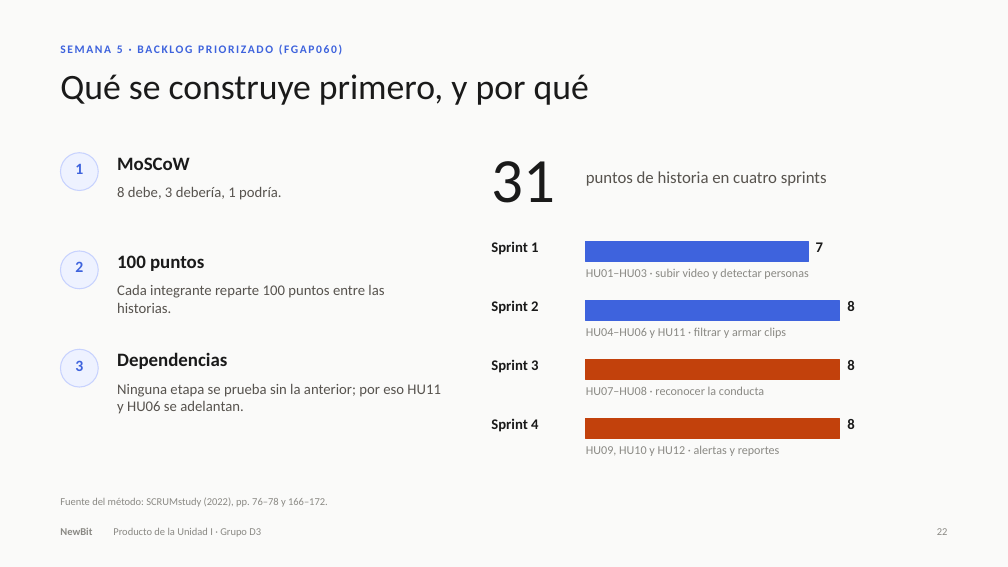
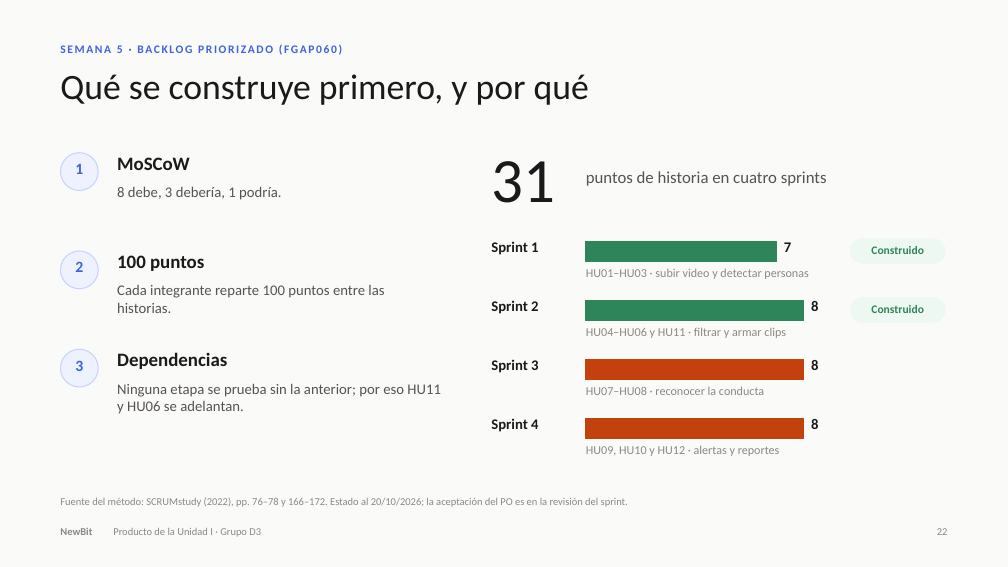
Before and after one commit to devmondoss/NewBit, a slide deck: slide 22 of curso/semana-06-producto-unidad-1/nuestras-entregas/PPT_Producto_Unidad_1_NewBit/PPT_Producto_Unidad_1_NewBit.pptx. Drawn at 1008x567 pixels with LibreOffice and Linux fonts; fonts in the diff are those of the drawing. Boxes give left, top, right and bottom in pixels: in the first picture for what was removed or moved away, otherwise in the second. Text is boxed around its words. In the diff, an @@ line names an element or a change of style, - is before the commit and + after.

```diff
--- a/curso/semana-06-producto-unidad-1/nuestras-entregas/PPT_Producto_Unidad_1_NewBit/PPT_Producto_Unidad_1_NewBit.pptx
+++ b/curso/semana-06-producto-unidad-1/nuestras-entregas/PPT_Producto_Unidad_1_NewBit/PPT_Producto_Unidad_1_NewBit.pptx
@@ text "7": place and size @@
-text "7" at box(816, 242, 823, 252)
+text "7" at box(784, 242, 791, 252)
@@ rounded rectangle added at box(851, 239, 945, 263), fill #EEF8F2, outline #EEF8F2 1 pt @@
@@ rectangle: place and size @@
-rectangle at box(586, 242, 808, 262)
+rectangle at box(586, 242, 777, 262)
@@ rectangle at box(586, 242, 777, 262): fill #3E63DD to #2F855A; outline #3E63DD 1 pt to #2F855A 1 pt @@
@@ text added at box(871, 246, 924, 254), 11 pt, text #2F855A, bold @@
+Construido
@@ text "8": place and size @@
-text "8" at box(847, 301, 854, 311)
+text "8" at box(811, 301, 818, 311)
@@ rounded rectangle added at box(851, 298, 945, 322), fill #EEF8F2, outline #EEF8F2 1 pt @@
@@ rectangle at box(586, 301, 804, 321): fill #3E63DD to #2F855A; outline #3E63DD 1 pt to #2F855A 1 pt @@
@@ rectangle: place and size @@
-rectangle at box(586, 301, 840, 321)
+rectangle at box(586, 301, 804, 321)
@@ text added at box(871, 305, 924, 313), 11 pt, text #2F855A, bold @@
+Construido
@@ text "8": place and size @@
-text "8" at box(847, 419, 854, 429)
+text "8" at box(811, 360, 818, 370)
@@ rectangle: place and size @@
-rectangle at box(586, 419, 840, 439)
+rectangle at box(586, 360, 804, 380)
@@ rectangle: place and size @@
-rectangle at box(586, 360, 840, 380)
+rectangle at box(586, 419, 804, 439)
@@ text "8": place and size @@
-text "8" at box(847, 360, 854, 370)
+text "8" at box(811, 419, 818, 429)
@@ text at box(60, 498, 628, 507): text changed @@
-Fuente del método: SCRUMstudy (2022), pp. 76–78 y 166–172.
+Fuente del método: SCRUMstudy (2022), pp. 76–78 y 166–172. Estado al 20/10/2026; la aceptación del PO es en la revisión del sprint.
```
Also in this commit, not shown: 2 other slides changed, 18 other files.
